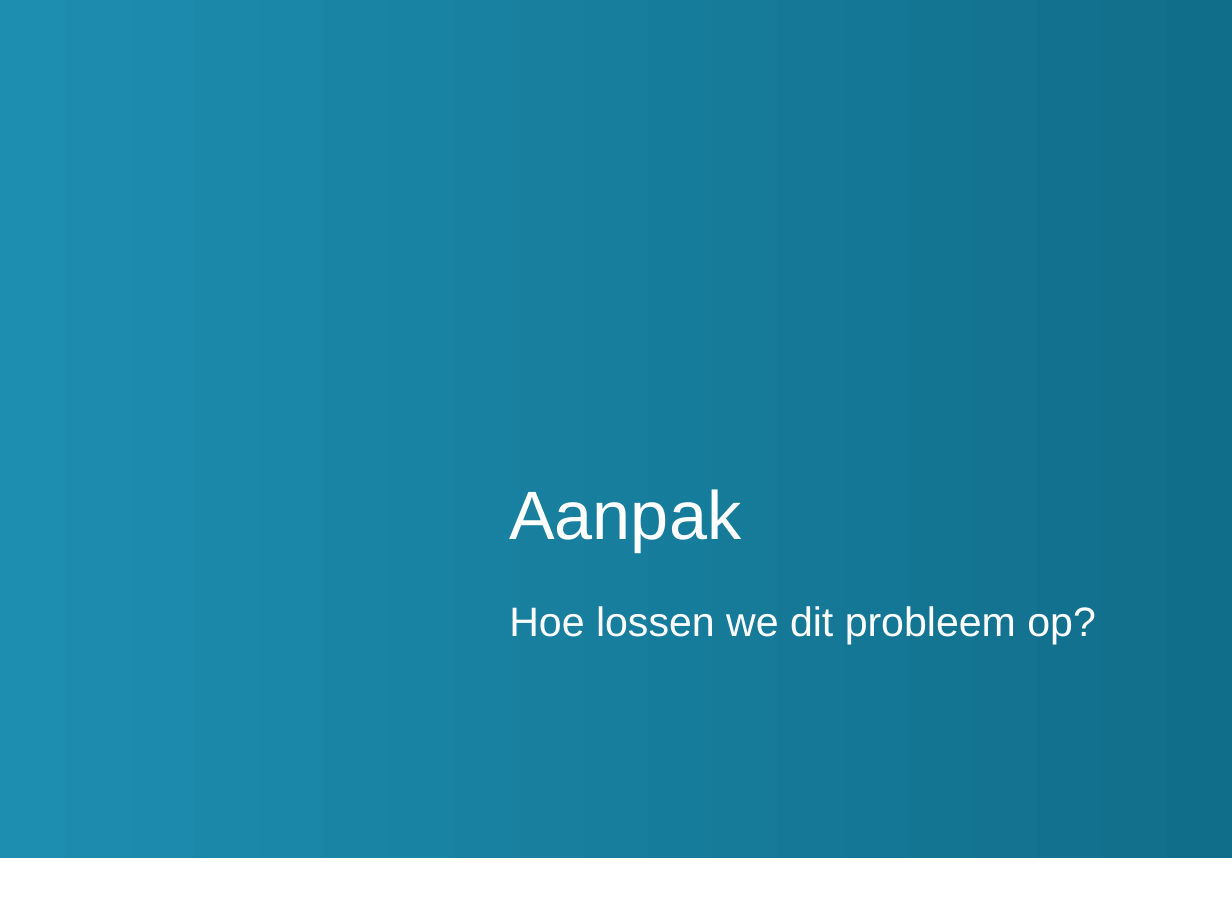
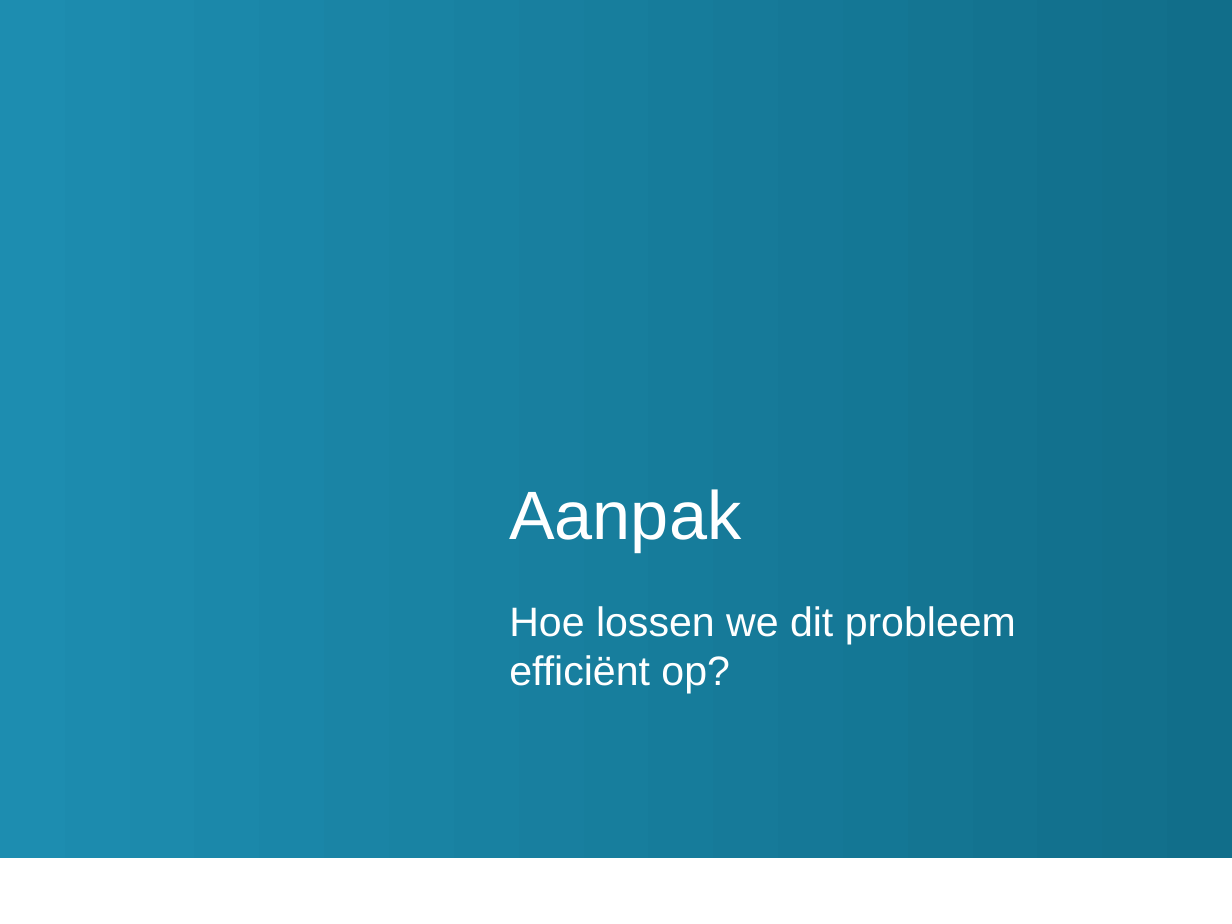
Before and after one commit to TomDeGroote/Bachelorproef, a slide deck: slide 13 of Paper/Finale Presentatie/presentatie.pptx. Drawn at 1232x924 pixels with LibreOffice and Linux fonts; fonts in the diff are those of the drawing; background and template pictures are left out. Boxes give left, top, right and bottom in pixels: in the first picture for what was removed or moved away, otherwise in the second. Text is boxed around its words. In the diff, an @@ line names an element or a change of style, - is before the commit and + after.

```diff
--- a/Paper/Finale Presentatie/presentatie.pptx
+++ b/Paper/Finale Presentatie/presentatie.pptx
@@ subtitle at [509,606,1016,694]: text changed @@
-Hoe lossen we dit probleem op?
+Hoe lossen we dit probleem
+efficiënt op?
```
Also in this commit, not shown: 13 other slides changed, 3 slides added, 3 slides removed, 8 other files.
